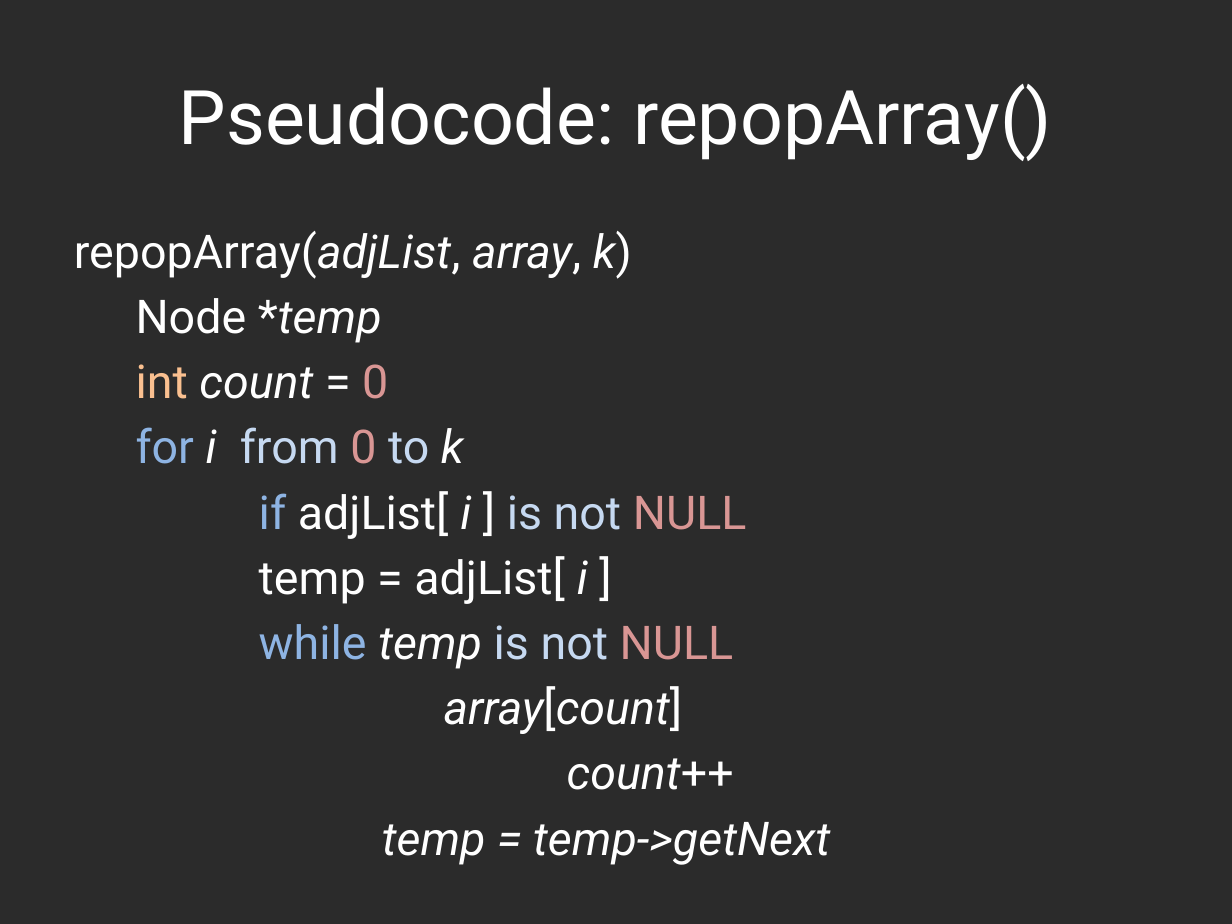
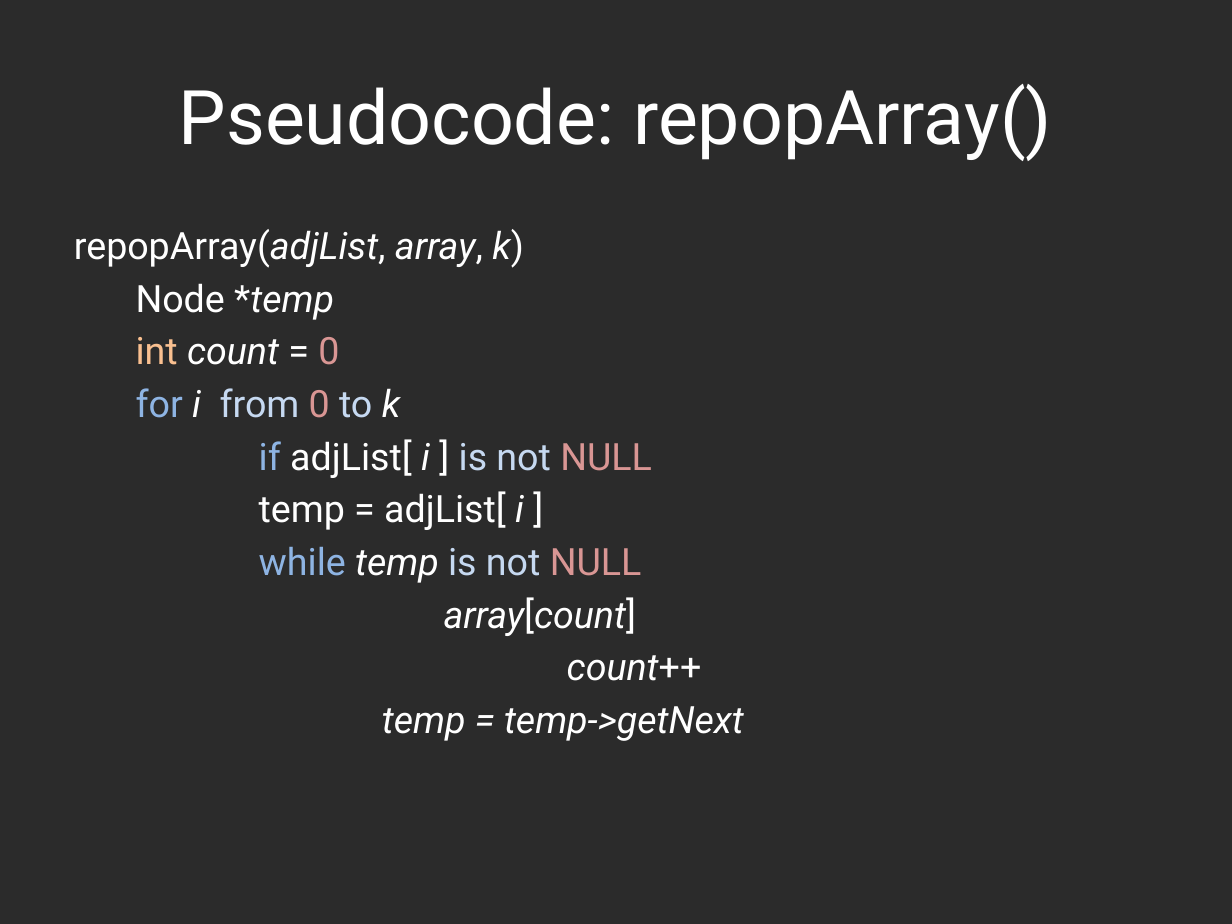
Before and after one commit to hyoshid1/project375, a slide deck: slide 7 of presentation.pptx. Drawn at 1232x924 pixels with LibreOffice and Linux fonts; fonts in the diff are those of the drawing; background and template pictures are left out; a plain dark background stands for a picture behind light text. Boxes give left, top, right and bottom in pixels: in the first picture for what was removed or moved away, otherwise in the second. Text is boxed around its words. In the diff, an @@ line names an element or a change of style, - is before the commit and + after.

```diff
--- a/presentation.pptx
+++ b/presentation.pptx
@@ text "repopArray(adjList, array, k)" at [74, 229, 744, 741]: size 27.2 to 22 pt; less space between paragraphs @@
```
Also in this commit, not shown: 3 other slides changed.
